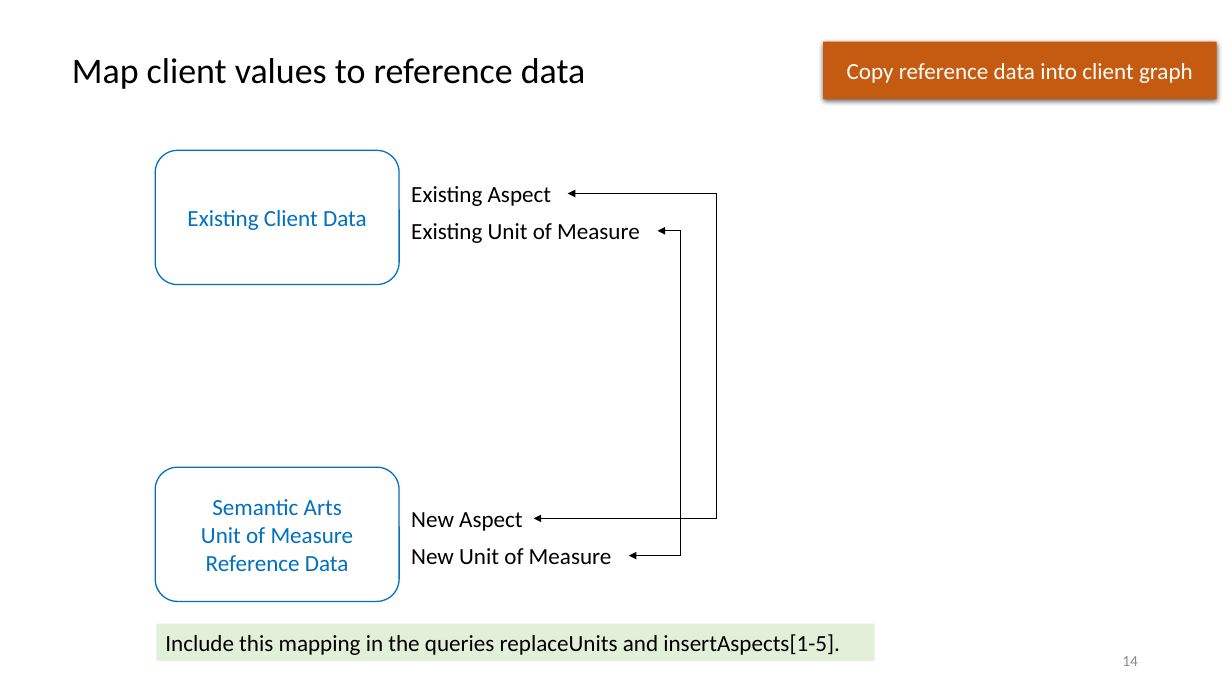
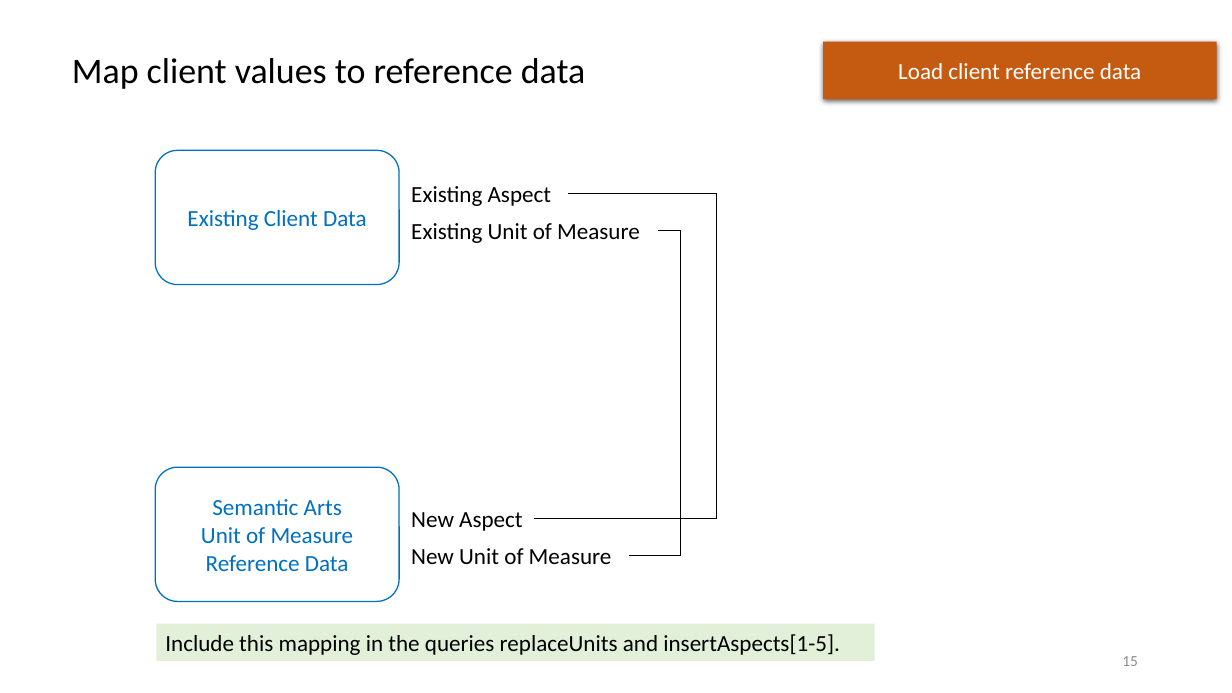
Before and after one commit to semanticarts/gist, a slide deck: slide 15 of migration/v13.0/uomDataConversion.pptx (slide 14 before the commit). Drawn at 1232x693 pixels with LibreOffice and Linux fonts; fonts in the diff are those of the drawing. Boxes give left, top, right and bottom in pixels: in the first picture for what was removed or moved away, otherwise in the second. Text is boxed around its words. In the diff, an @@ line names an element or a change of style, - is before the commit and + after.

```diff
--- a/migration/v13.0/uomDataConversion.pptx
+++ b/migration/v13.0/uomDataConversion.pptx
@@ text in rectangle at [898,63,1141,79]: text changed @@
-Copy reference data into client graph
+Load client reference data
@@ elbow double arrow (534, 518) - (567, 193): elbow double arrow to elbow line @@
@@ elbow double arrow (629, 555) - (658, 231): elbow double arrow to elbow line @@
@@ page number at [1122,656,1138,666]: text changed @@
-14
+15
```
Also in this commit, not shown: 4 other slides changed, 1 slide removed.
